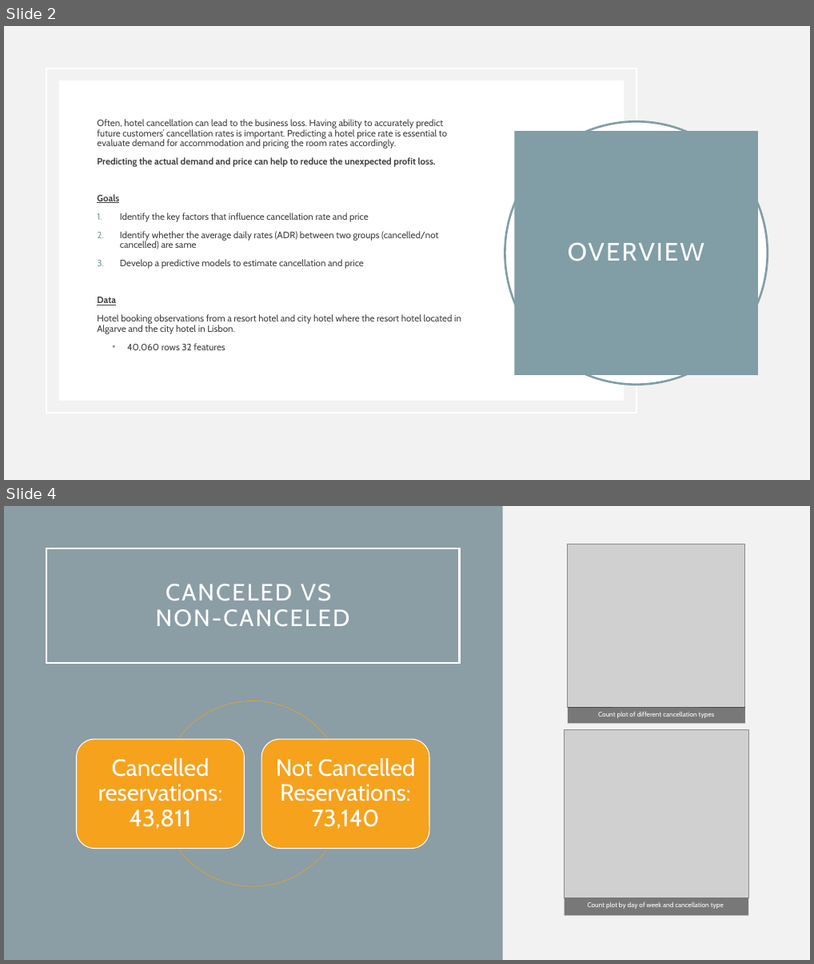
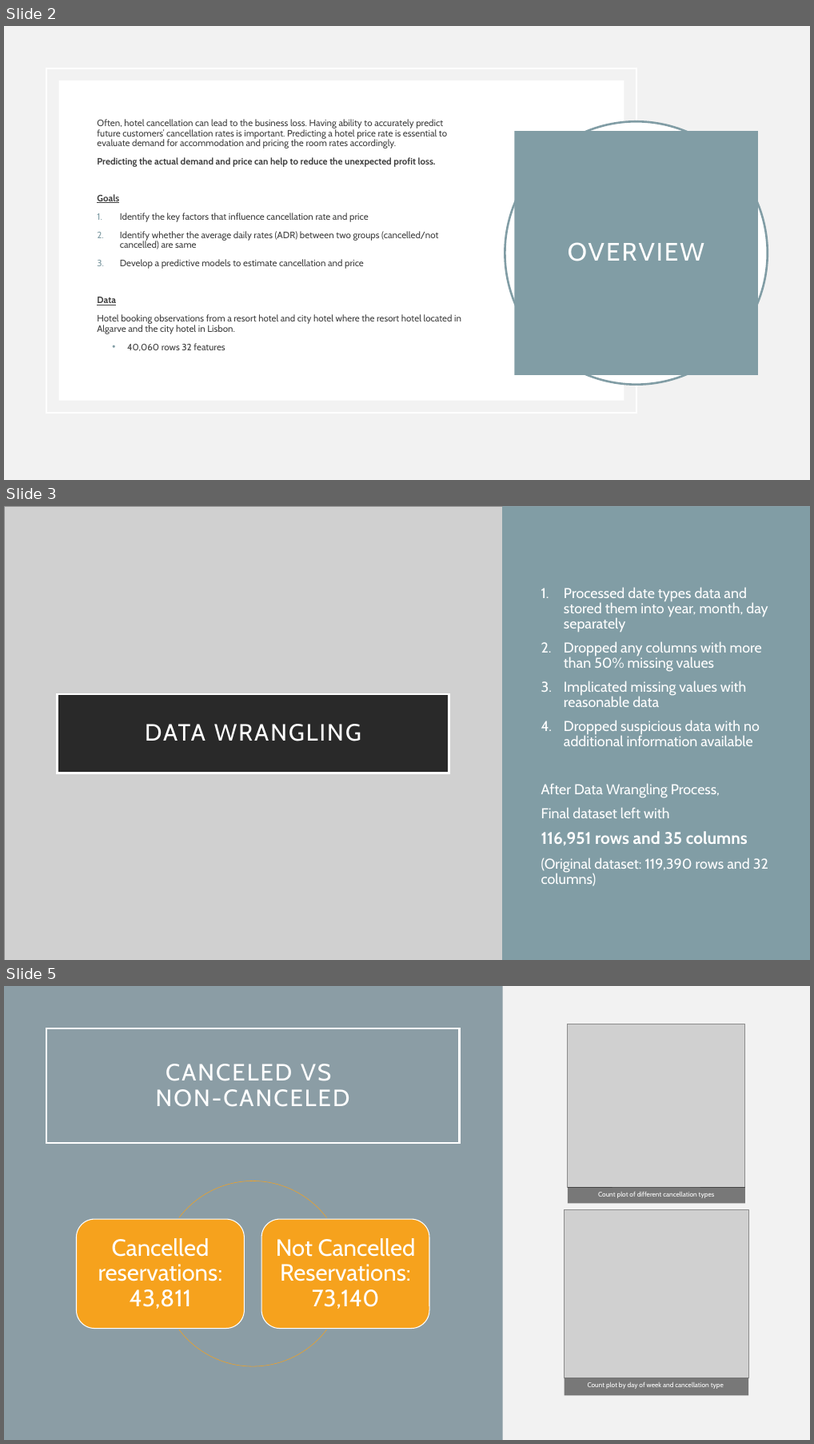
Before and after one commit to asy1113/Springboard_Data_Science, a slide deck: Hotel_Price_Cancellation_Project/Reports/Soyoung_hotel_presentation.pptx. Shown one above the other, each under a label of ours: slides 2 and 4 before the commit, slides 2, 3 and 5 after it; the slides between them are not shown. The pictures are 814x964 and 814x1444 pixels, drawn with LibreOffice and Linux fonts; fonts in the diff are those of the drawing; grey boxes stand for pictures. Boxes give left, top, right and bottom in pixels: in the first picture for what was removed or moved away, otherwise in the second. Text is boxed around its words. In the diff, an @@ line names an element or a change of style, - is before the commit and + after.

```diff
--- a/Hotel_Price_Cancellation_Project/Reports/Soyoung_hotel_presentation.pptx
+++ b/Hotel_Price_Cancellation_Project/Reports/Soyoung_hotel_presentation.pptx
@@ slide 3 added at [4,506,810,960], background #8B9DA5 @@
@@ picture added at [4,506,502,960] @@
@@ rectangle added at [502,507,810,960], fill #819DA5 @@
@@ text added at [542,587,769,886], 17 pt, text #FFFFFF @@
+1. Processed date types data and stored them into year, month, day separately
+2. Dropped any columns with more than 50% missing values
+3. Implicated missing values with reasonable data
+4. Dropped suspicious data with no additional information available
+After Data Wrangling Process,
+Final dataset left with
+116,951 rows and 35 columns
+(Original dataset: 119,390 rows and 32 columns)
@@ title added at [58,694,450,772], fill #000000 at 80% opacity, outline #FFFFFF 2.5 pt, 28 pt, text #FFFFFF @@
+DATA WRANGLING
@@ what was slide 4 is now slide 5 @@
```
Also in this commit, not shown: 3 slides changed, 2 other slides added, 1 slide removed, 16 other files.
